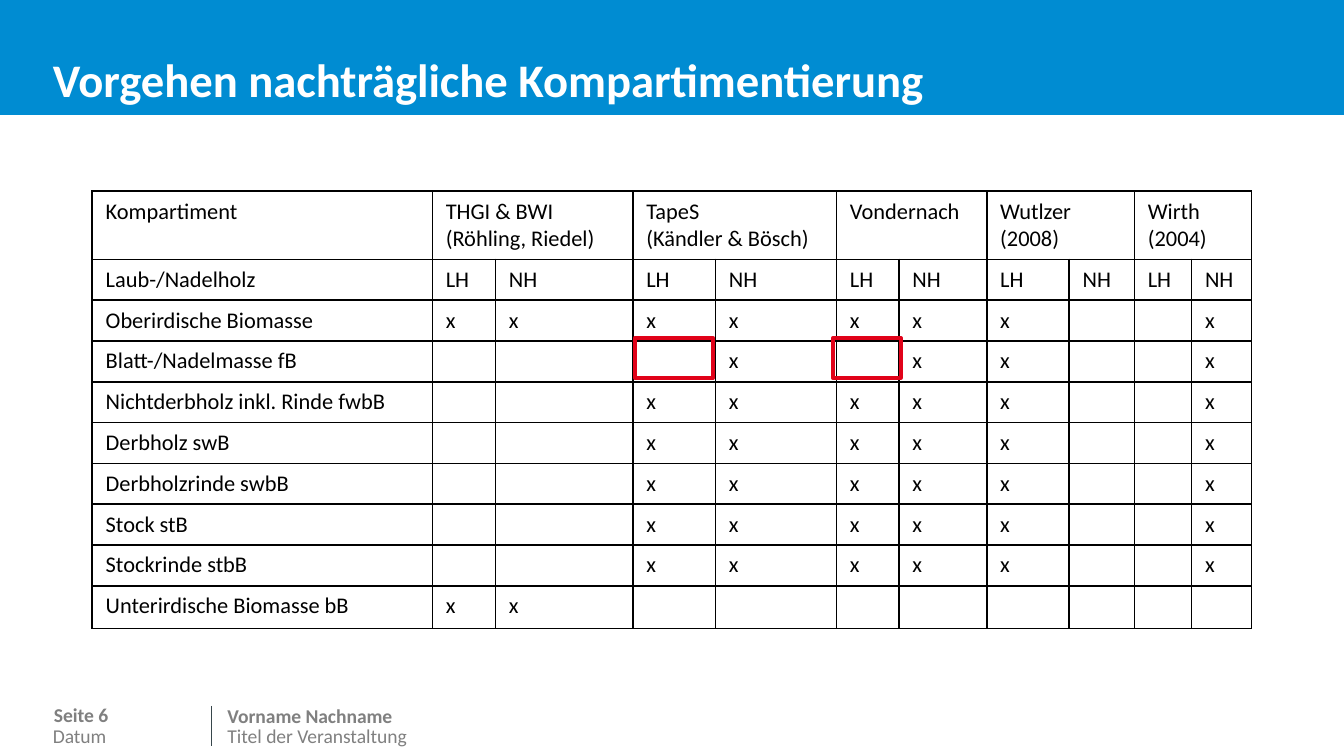
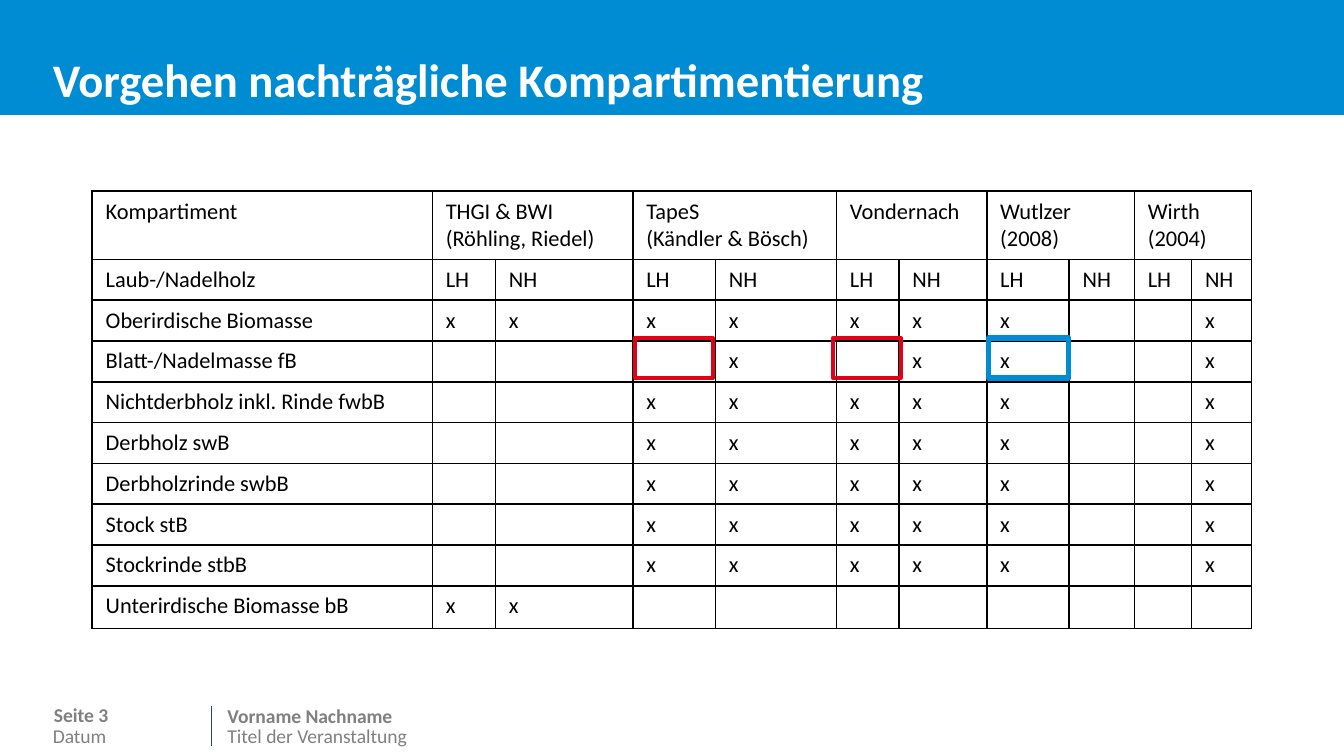
Before and after one commit to JetteGercken/TI_BZE_BE_analysis, a slide deck: slide 4 of info/biomasse_vergleich_MoMoK_BE.pptx (slide 7 before the commit). Drawn at 1344x756 pixels with LibreOffice and Linux fonts; fonts in the diff are those of the drawing; background and template pictures are left out. Boxes give left, top, right and bottom in pixels: in the first picture for what was removed or moved away, otherwise in the second. Text is boxed around its words. In the diff, an @@ line names an element or a change of style, - is before the commit and + after.

```diff
--- a/info/biomasse_vergleich_MoMoK_BE.pptx
+++ b/info/biomasse_vergleich_MoMoK_BE.pptx
@@ rectangle added at <box>989,337,1068,378</box>, outline #008CD2 3 pt @@
@@ page number at <box>54,708,108,722</box>: text changed @@
-Seite 6
+Seite 3
```
Also in this commit, not shown: 4 other slides changed, 8 slides removed, 1 other file.
